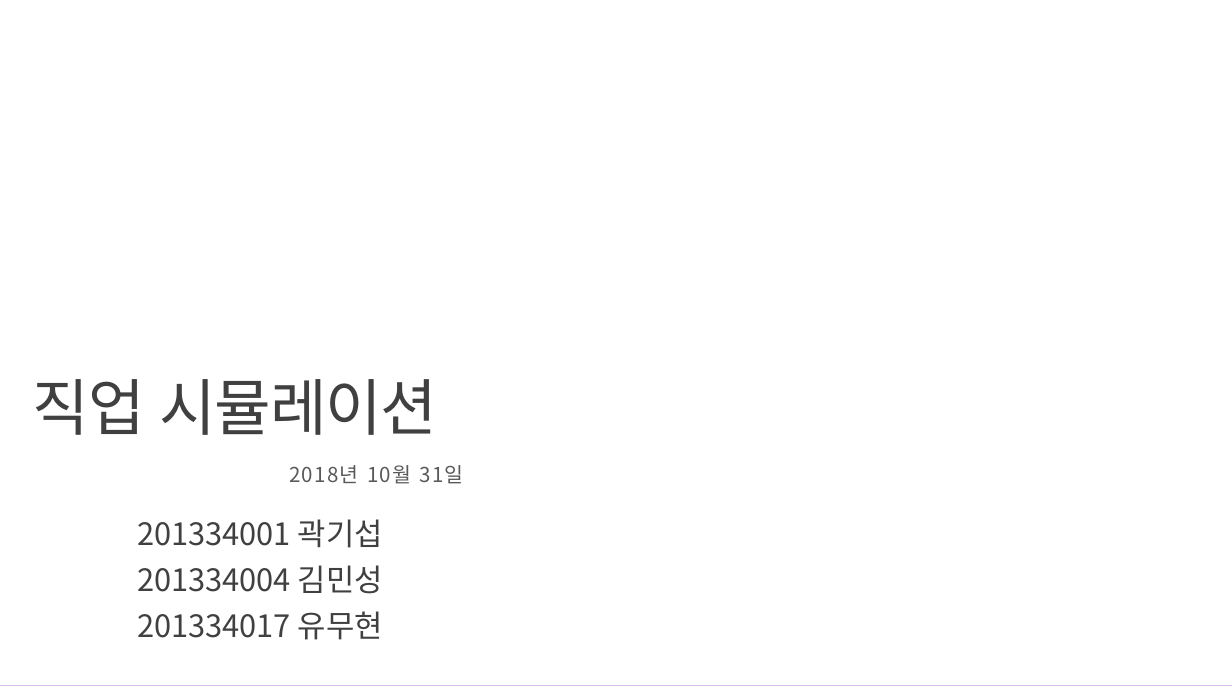
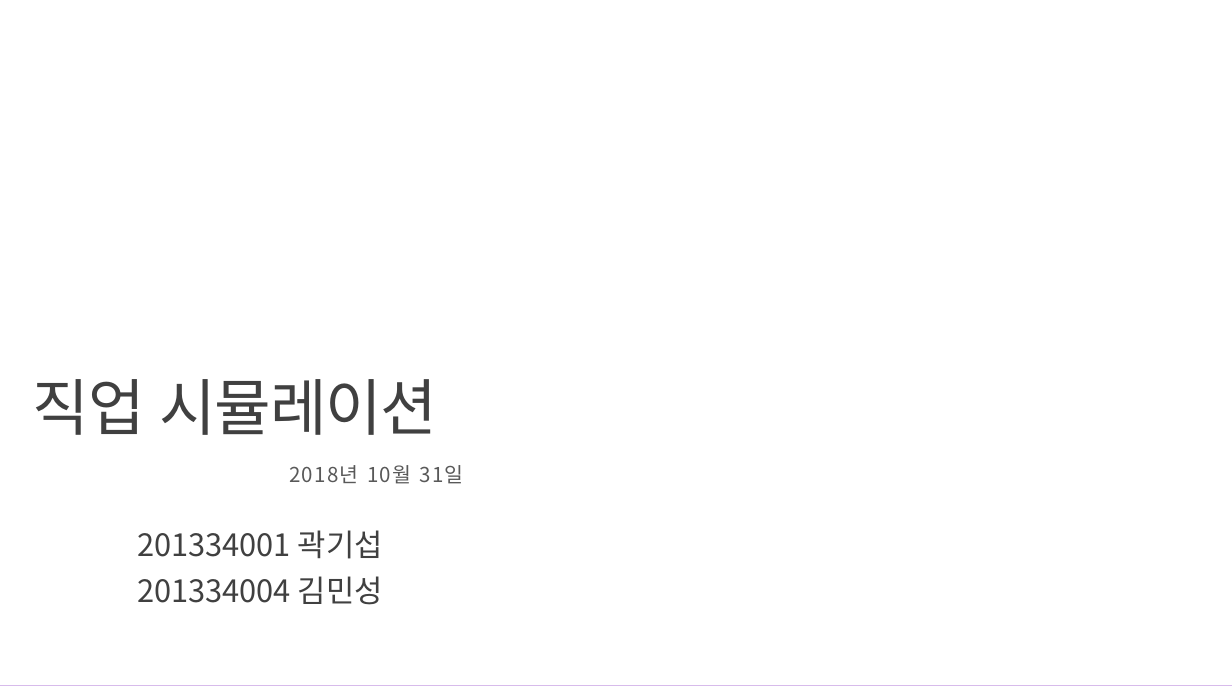
Before and after one commit to zlstjq/forgit, a slide deck: slide 1 of 세미나 중간발표 1.pptx. Drawn at 1232x693 pixels with LibreOffice and Linux fonts; fonts in the diff are those of the drawing; background and template pictures are left out. Boxes give left, top, right and bottom in pixels: in the first picture for what was removed or moved away, otherwise in the second. Text is boxed around its words. In the diff, an @@ line names an element or a change of style, - is before the commit and + after.

Commit message:
Revert "내 이름 올라간것"
This reverts commit f592982c579905ef0d0a3c1e4c411dcf86e95eeb.

```diff
--- a/세미나 중간발표 1.pptx
+++ b/세미나 중간발표 1.pptx
@@ subtitle at <box>137,611,383,640</box>: paragraph removed @@
-201334017 유무현
```
